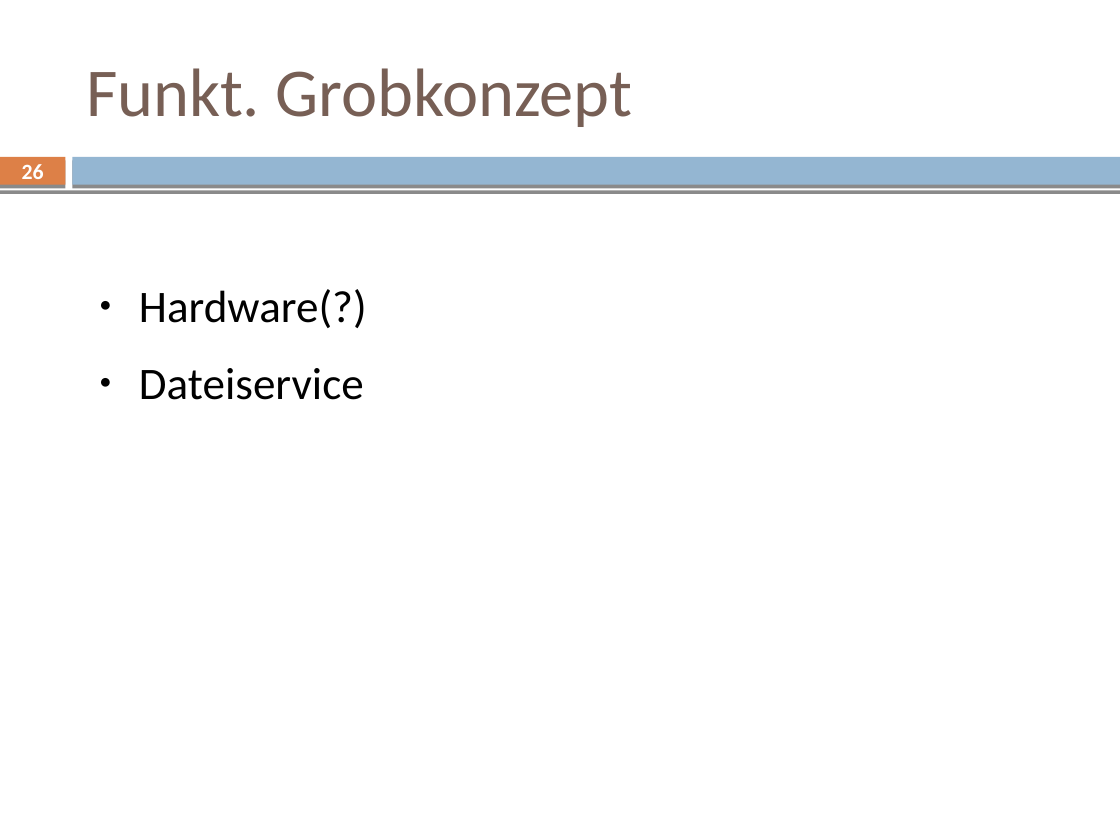
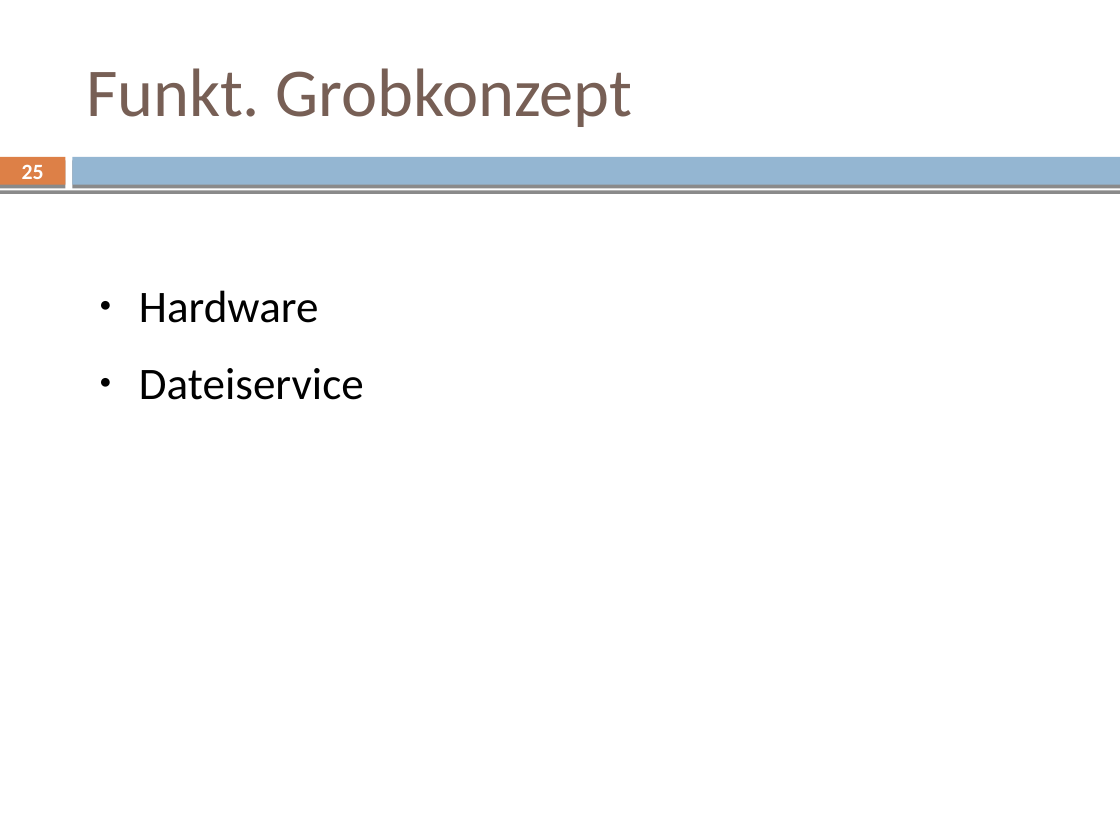
Before and after one commit to mvw/Wilddiebe10, a slide deck: slide 25 of keynote/keynote.odp (slide 26 before the commit). Drawn at 1120x840 pixels with LibreOffice and Linux fonts; fonts in the diff are those of the drawing. Boxes give left, top, right and bottom in pixels: in the first picture for what was removed or moved away, otherwise in the second. Text is boxed around its words. In the diff, an @@ line names an element or a change of style, - is before the commit and + after.

```diff
--- a/keynote/keynote.odp
+++ b/keynote/keynote.odp
@@ page number at [22, 164, 44, 186]: text changed @@
-26
+25
@@ text at [139, 290, 318, 323]: text changed @@
-● Hardware(?)
+● Hardware
```
Also in this commit, not shown: 36 other slides changed, 3 slides added, 5 slides removed.
